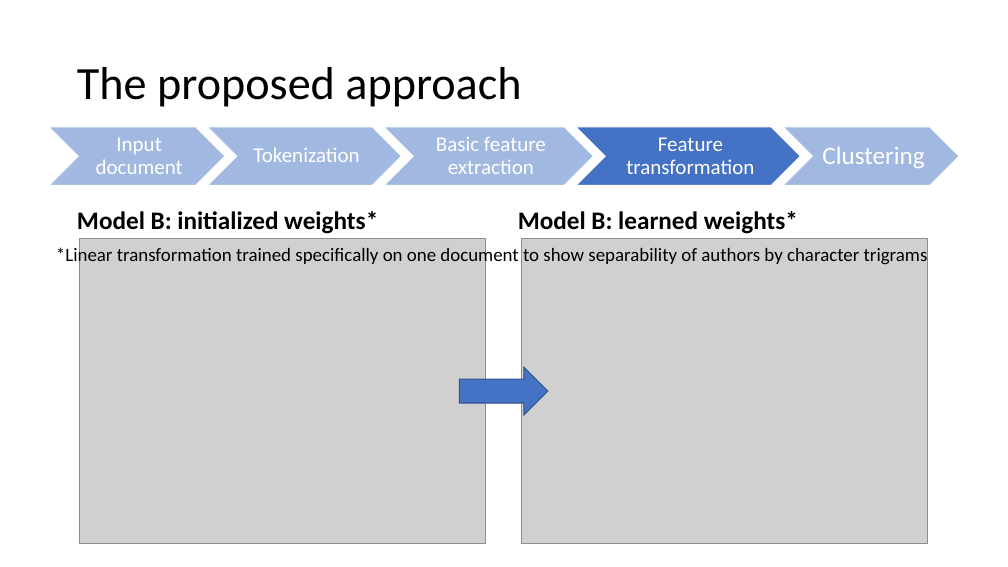
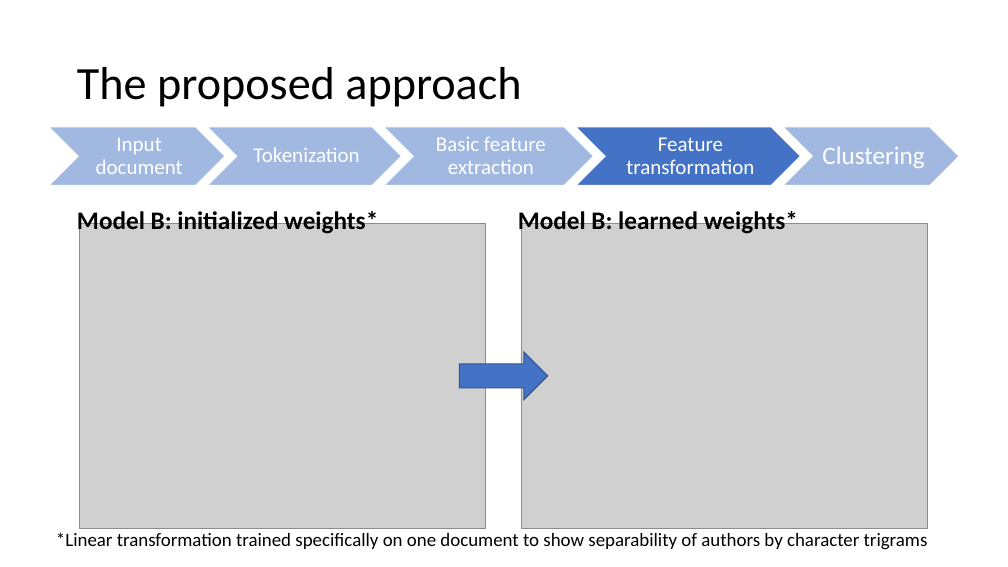
Before and after one commit to Coolcumber/inpladesys, a slide deck: slide 10 of documentation/presentation/Token-level author diarization using clustering of stylistic.pptx. Drawn at 1008x567 pixels with LibreOffice and Linux fonts; fonts in the diff are those of the drawing; grey boxes stand for pictures. Boxes give left, top, right and bottom in pixels: in the first picture for what was removed or moved away, otherwise in the second. Text is boxed around its words. In the diff, an @@ line names an element or a change of style, - is before the commit and + after.

Commit message:
Added transformation output domension to the slides

```diff
--- a/documentation/presentation/Token-level author diarization using clustering of stylistic.pptx
+++ b/documentation/presentation/Token-level author diarization using clustering of stylistic.pptx
@@ 2 pictures, 1 right arrow: place and size @@
-2 pictures, 1 right arrow at bbox=[79, 239, 928, 544]
+2 pictures, 1 right arrow at bbox=[79, 224, 928, 529]
@@ text "*Linear transformation trained specifically on ...": place and size @@
-text "*Linear transformation trained specifically on ..." at bbox=[56, 245, 928, 266]
+text "*Linear transformation trained specifically on ..." at bbox=[56, 532, 928, 550]
```
Also in this commit, not shown: 1 other slide changed.
